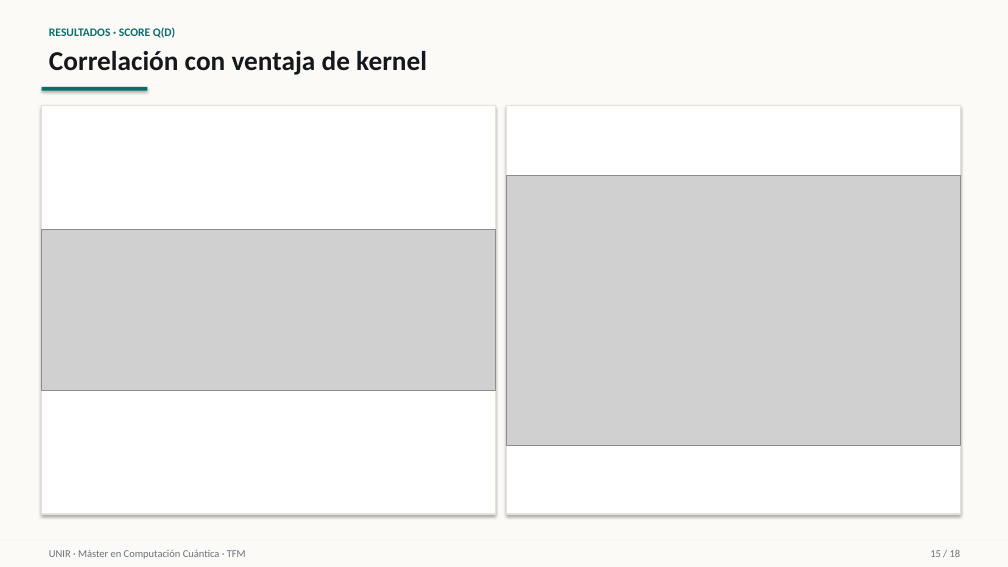
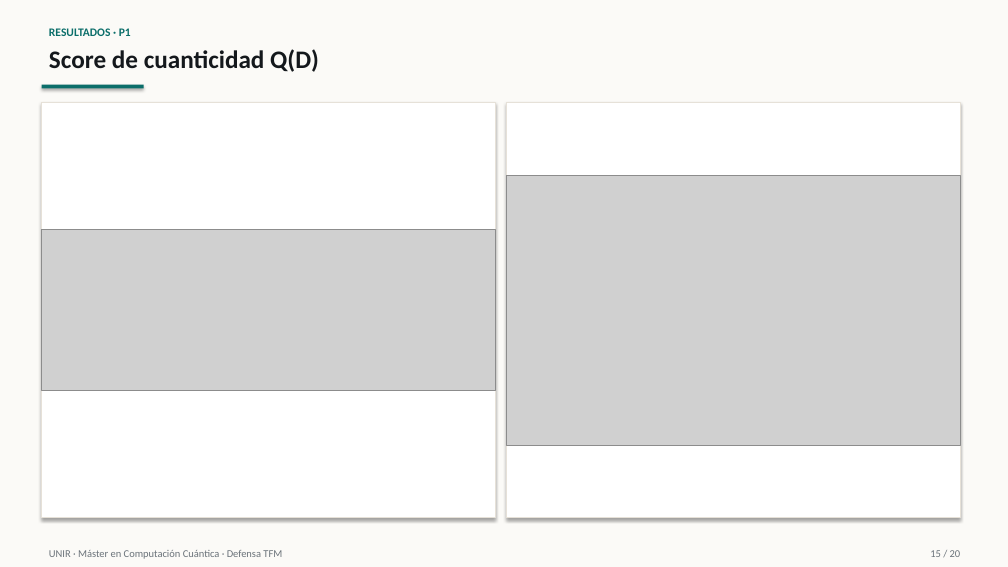
Before and after one commit to juandapradam12/OldUNIR-MasterQC-QuantumAdvantageInDataScienceOld, a slide deck: slide 15 of Entregas/Defensa/Defensa_TFM_QuantumAdvantage.pptx. Drawn at 1008x567 pixels with LibreOffice and Linux fonts; fonts in the diff are those of the drawing; grey boxes stand for pictures. Boxes give left, top, right and bottom in pixels: in the first picture for what was removed or moved away, otherwise in the second. Text is boxed around its words. In the diff, an @@ line names an element or a change of style, - is before the commit and + after.

```diff
--- a/Entregas/Defensa/Defensa_TFM_QuantumAdvantage.pptx
+++ b/Entregas/Defensa/Defensa_TFM_QuantumAdvantage.pptx
@@ text at bbox=[49, 28, 131, 36]: text changed @@
-RESULTADOS · SCORE Q(D)
+RESULTADOS · P1
@@ text at bbox=[49, 49, 319, 72]: text changed; size 26 to 24 pt @@
-Correlación con ventaja de kernel
+Score de cuanticidad Q(D)
@@ rectangle: place and size @@
-rectangle at bbox=[42, 106, 495, 514]
+rectangle at bbox=[42, 102, 495, 518]
@@ rectangle: place and size @@
-rectangle at bbox=[507, 106, 960, 514]
+rectangle at bbox=[507, 102, 960, 518]
@@ rectangle removed at bbox=[0, 541, 1008, 567] @@
@@ text at bbox=[49, 550, 282, 559]: text changed @@
-UNIR · Máster en Computación Cuántica · TFM
+UNIR · Máster en Computación Cuántica · Defensa TFM
```
Also in this commit, not shown: 11 other slides changed, 8 slides added, 6 slides removed, 1 other file.
